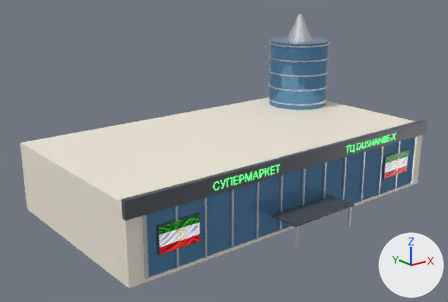
Two versions of the glTF model dushanbe_city/assets/models/city/mall.glb, one commit apart.
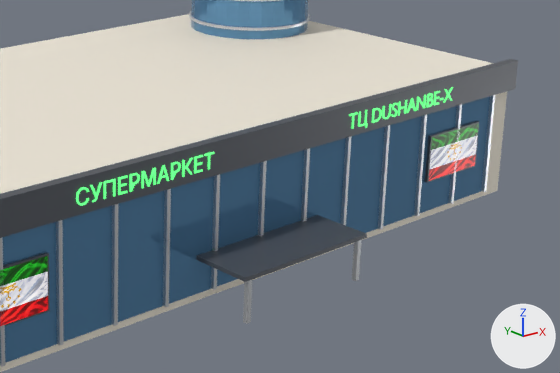
There are two pictures of each version: one whole from a 50 mm lens placed at (-101.7, -123.2, 62.7), pointed at (-5.5, -3.0, 14.6), one close up on the part from 39% to 100% of the width and 30% to 90% of the height. The axes (+X, +Y, +Z) are drawn at lower right. The lights are the same throughout. The first two pictures are the older version. Vertices at exactly the same position are counted once.

The first close-up shows 'dark', 'glass', 'screen', 'sign_green', 'steel', 'stone'.
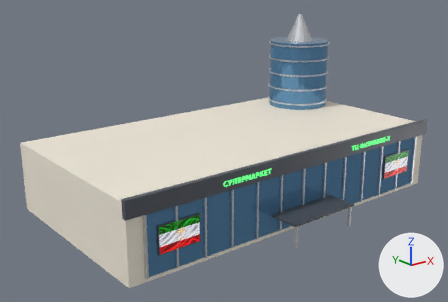
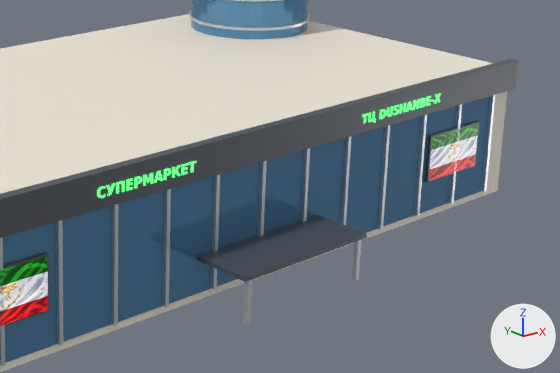
The change, as a diff of the scene's bpy script:
```diff
--- a/dushanbe_city/assets/models/city/mall.glb.py
+++ b/dushanbe_city/assets/models/city/mall.glb.py
@@ me_text @@
 # used by ob_sign_green; location = (0.0, 0.0, 0.0)
-me_text.from_pydata(...)  # 3266 vertices, 6508 faces; spans x -27.5..34.2, y -27.1..-26.9, z 15.6..17.9
+me_text.from_pydata(...)  # 2722 vertices, 5380 faces; spans x -24.8..31.7, y -27.1..-26.9, z 16.0..17.4
+# me_text part 1: the loose piece of 16 vertices spanning x -9.9..-8.4, y -27.1..-26.9, z 16.0..17.9 is scaled about its middle by (0.781, 1, 0.599), then moved by (-2.5, 0.0, -0.2)
+# me_text part 2: the loose piece of 24 vertices spanning x 30.4..31.4, y -27.1..-26.9, z 16.0..17.8 is scaled about its middle by (0.761, 1, 0.634), then moved by (-43.6, 0.0, -0.1)
+# me_text part 3: the loose piece of 24 vertices spanning x 30.4..31.4, y -27.1..-26.9, z 16.0..17.8 is copied, and the copy is scaled about its middle by (0.761, 1, 0.634), then moved by (-51.4, 0.0, -0.1); it spans x -20.9..-20.1, y -27.1..-26.9, z 16.2..17.4
+# me_text part 4: the loose piece of 24 vertices spanning x 30.4..31.4, y -27.1..-26.9, z 16.0..17.8 is copied, and the copy is scaled about its middle by (0.761, 1, 0.634), then moved by (-1.7, 0.0, -0.1); it spans x 28.8..29.6, y -27.1..-26.9, z 16.2..17.4
+# me_text part 5: the loose piece of 24 vertices spanning x 23.3..24.8, y -27.1..-26.9, z 16.0..17.8 is rebuilt with 24 vertices and now spans x 23.5..24.6, y -27.1..-26.9, z 16.2..17.4
+# me_text part 6: the loose piece of 24 vertices spanning x -22.0..-20.8, y -27.1..-26.9, z 16.0..17.9 is rebuilt with 16 vertices and now spans x -22.3..-21.2, y -27.1..-26.9, z 16.2..17.4
+# me_text part 7: the loose piece of 22 vertices spanning x 25.0..26.7, y -27.1..-26.9, z 16.0..17.8 is rebuilt with 22 vertices and now spans x 24.8..26.0, y -27.1..-26.9, z 16.2..17.4
+# me_text part 8: the loose piece of 20 vertices spanning x 26.9..28.5, y -27.1..-26.9, z 16.0..17.8 is rebuilt with 402 vertices and now spans x 27.5..28.5, y -27.1..-26.9, z 16.2..17.4
+# me_text part 9: the loose piece of 16 vertices spanning x -23.9..-22.5, y -27.1..-26.9, z 16.0..17.9 is rebuilt with 114 vertices and now spans x -23.7..-22.5, y -27.1..-26.9, z 16.2..17.4
+# me_text part 10: a new loose piece of 24 vertices spanning x 30.5..31.7, y -27.1..-26.9, z 16.2..17.4, in mat_sign_green (green #6cf989, glowing green #59f37c)
+# me_text part 11: a new loose piece of 24 vertices spanning x 17.6..18.9, y -27.1..-26.9, z 16.0..17.4, in mat_sign_green (green #6cf989, glowing green #59f37c)
+# me_text part 12: a new loose piece of 20 vertices spanning x 26.2..27.2, y -27.1..-26.9, z 16.2..17.4, in mat_sign_green (green #6cf989, glowing green #59f37c)
+# me_text part 13: 7 loose pieces with 1086 vertices, spanning x -27.5..34.2, y -27.1..-26.9, z 16.0..17.9, are deleted
+# me_text part 14: 24 vertices moved within x -24.7..-13.7, y -27.1..-26.9, z 16.5..17.4; 1536 vertices removed from x -25.7..-13.4, y -27.1..-26.9, z 16.0..17.9; 814 vertices added at x -24.8..-13.4, y -27.1..-26.9, z 16.2..17.4
+# me_text part 15: 34 vertices moved within x 20.4..22.9, y -27.1..-26.9, z 16.2..17.2; 332 vertices removed from x 15.7..23.0, y -27.1..-26.9, z 15.6..17.9; 1008 vertices added at x 16.3..23.3, y -27.1..-26.9, z 16.2..17.4
+# other edits to the shape of me_text do not show in these pictures
 me_text.materials.append(mat_sign_green)
```

Location of each change, (x1, y1, x2, y2) in pixels of the close-ups (560 x 373 px; the box of a moved part takes in the faces that stretch with it):
'sign_green', reshaped (9% narrower, 12% shorter)
    before: (76, 87, 453, 206)
    after: (97, 93, 441, 198)
part 1 of me_text, moved or reshaped
    before: (204, 151, 215, 170)
    after: (188, 161, 196, 173)
part 2 of me_text, moved or reshaped
    before: (433, 91, 440, 106)
    after: (181, 163, 188, 175)
part 3 of me_text, added
    after: (126, 178, 133, 191)
part 4 of me_text, added
    after: (426, 96, 431, 106)
part 5 of me_text, rebuilt (20% narrower, 29% shorter)
    before: (398, 100, 407, 116)
    after: (399, 103, 406, 114)
part 6 of me_text, rebuilt (9% narrower, 33% shorter)
    before: (118, 175, 128, 195)
    after: (116, 181, 125, 194)
part 7 of me_text, rebuilt (20% narrower, 25% shorter)
    before: (407, 98, 416, 113)
    after: (406, 101, 413, 112)
part 8 of me_text, rebuilt
    before: (416, 95, 426, 110)
    after: (419, 98, 426, 108)
part 9 of me_text, rebuilt
    before: (103, 179, 116, 199)
    after: (106, 183, 115, 196)
part 10 of me_text, added
    after: (434, 93, 441, 104)
part 11 of me_text, added
    after: (368, 111, 376, 123)
part 12 of me_text, added
    after: (413, 99, 420, 110)
part 13 of me_text, deleted
    before: (76, 87, 453, 206)
part 14 of me_text, moved or reshaped
    before: (90, 162, 181, 202)
    after: (97, 165, 181, 198)
part 15 of me_text, reshaped
    before: (358, 103, 398, 128)
    after: (362, 105, 399, 124)
